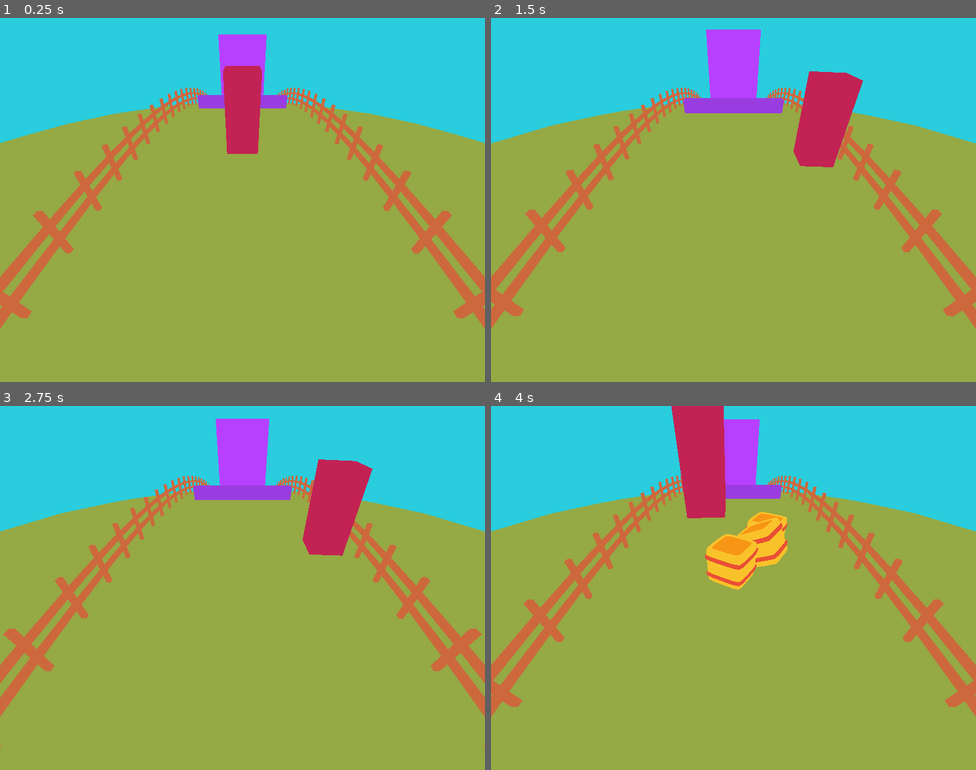
Above: before the commit, frames 1-4 (two rows, left to right).
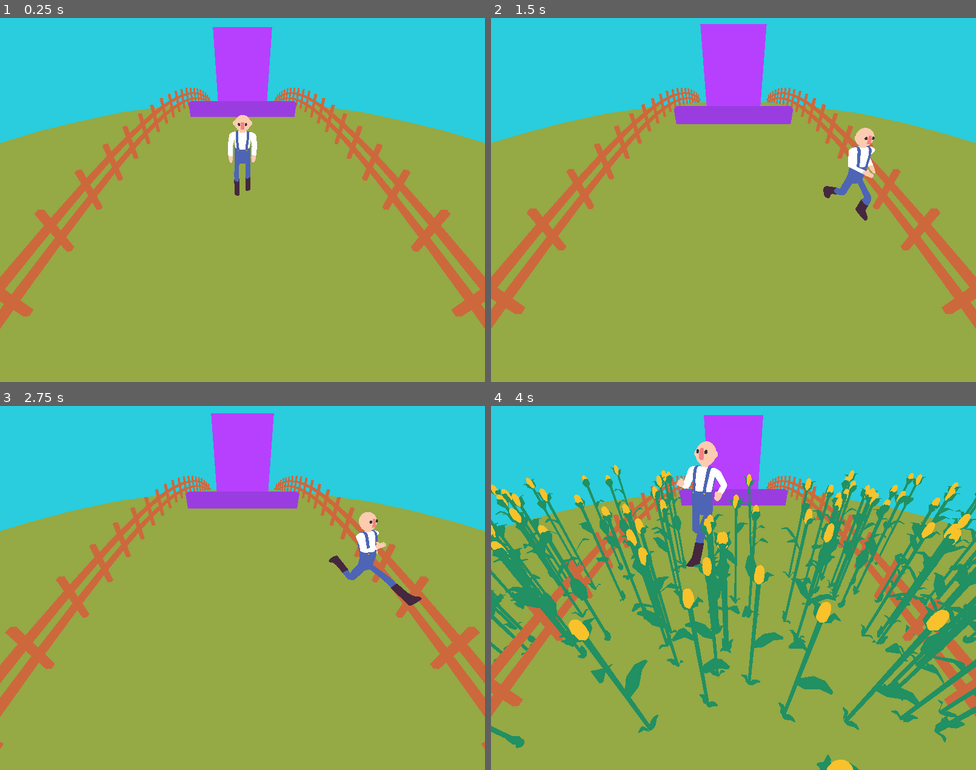
Above: after the commit, the same moments.

Repository: Miltage/ldjam52
Game: Godot game, scene res://scenes/root.tscn
Two runs of this game, one before a commit and one after it. Both use one fixed random seed, a clock stepped at 60 frames per second and the inputs below.
Inputs:
- Up to frame 1 (0.25 s): no input
- Up to frame 2 (1.5 s): hold Right (ui_right) 0.53-1.28 s; tap Up (Jump) at 0.77 s; hold Down (ui_down) from 1.28 s (still down)
- Up to frame 3 (2.75 s): tap Up (Jump) at 1.52 s; release Down (ui_down) at 2.03 s; hold Right (ui_right) from 2.03 s (still down)
- Up to frame 4 (4 s): tap Up (Jump) at 3.02, 3.77 s; release Right (ui_right) at 3.53 s; hold Left (ui_left) from 3.53 s (still down)

The runs differ from the first frame. In frame 1, 3.7% of the frame differs, in the area x 0-100%, y 2-83%; in frame 2, 5.9%; in frame 3, 5.5%; in frame 4, 27%, in the area x 0-100%, y 0-100%.
Error after the commit: Invalid assignment of property or key 'playback_speed' with value of type 'float' on a base object of type 'AnimationPlayer'. (res://scripts/farmer.gd:59)

Commit message:
Add farmer model + run animation

Diff:
--- a/project.godot
+++ b/project.godot
@@ -10,7 +10,7 @@
 
 [application]
 
-config/name="FarmerFrenzy"
+config/name="MaizeRunner"
 run/main_scene="res://scenes/root.tscn"
 config/features=PackedStringArray("4.0", "GL Compatibility")
 config/icon="res://icon.svg"
--- /dev/null
+++ b/scenes/corn_stalk.tscn
@@ -0,0 +1,32 @@
+[gd_scene load_steps=6 format=3 uid="uid://ch4xb0y4vjd1k"]
+
+[ext_resource type="Script" path="res://scripts/corn_stalk.gd" id="1_5dssd"]
+[ext_resource type="PackedScene" uid="uid://6bghok071cxw" path="res://models/corn_stalk.glb" id="1_t6du6"]
+[ext_resource type="Shader" path="res://shaders/curvature.gdshader" id="2_hjv0e"]
+[ext_resource type="Texture2D" uid="uid://3yrbxkwni8gi" path="res://models/palette.png" id="3_fok56"]
+
+[sub_resource type="ShaderMaterial" id="ShaderMaterial_s6cdg"]
+render_priority = 0
+shader = ExtResource("2_hjv0e")
+shader_parameter/albedo = Color(1, 1, 1, 1)
+shader_parameter/point_size = 1.0
+shader_parameter/roughness = 1.0
+shader_parameter/metallic_texture_channel = null
+shader_parameter/specular = 0.5
+shader_parameter/metallic = null
+shader_parameter/uv1_scale = Vector3(1, 1, 1)
+shader_parameter/uv1_offset = null
+shader_parameter/uv2_scale = Vector3(1, 1, 1)
+shader_parameter/uv2_offset = null
+shader_parameter/texture_albedo = ExtResource("3_fok56")
+
+[node name="CornStalk" type="Node3D"]
+script = ExtResource("1_5dssd")
+
+[node name="corn_stalk" parent="." instance=ExtResource("1_t6du6")]
+
+[node name="Cylinder" parent="corn_stalk" index="0"]
+transform = Transform3D(1, 0, 0, 0, 0.8, 0, 0, 0, 1, 0, 0, 0)
+surface_material_override/0 = SubResource("ShaderMaterial_s6cdg")
+
+[editable path="corn_stalk"]
--- a/scenes/farmer.tscn
+++ b/scenes/farmer.tscn
@@ -21,7 +21,8 @@
 shader_parameter/texture_albedo = ExtResource("4_yur65")
 
 [sub_resource type="CapsuleShape3D" id="CapsuleShape3D_npi6v"]
-radius = 0.4
+radius = 0.25
+height = 1.5
 
 [node name="Farmer" type="CharacterBody3D"]
 slide_on_ceiling = false
@@ -30,12 +31,31 @@
 
 [node name="farmer" parent="." instance=ExtResource("2_kksm0")]
 
-[node name="Cube" parent="farmer" index="0"]
-transform = Transform3D(0.4, 0, 0, 0, 0.932324, 0, 0, 0, 0.4, 0, 0.92, 0)
-surface_material_override/0 = SubResource("ShaderMaterial_4jgl3")
+[node name="Skeleton3D" parent="farmer/metarig" index="0"]
+bones/0/position = Vector3(-0.00212212, 1.03038, -0.0172439)
+bones/0/rotation = Quaternion(0.0469646, 0.000556138, -0.00680009, 0.998873)
+bones/1/rotation = Quaternion(-0.0385438, -0.0133597, 0.0110216, 0.999107)
+bones/2/rotation = Quaternion(-0.0410116, -0.00211109, -0.00640329, 0.999136)
+bones/9/rotation = Quaternion(-0.231058, 0.721165, -0.584673, 0.291018)
+bones/10/rotation = Quaternion(0.0261332, 0.017823, -0.0602312, 0.997683)
+bones/32/rotation = Quaternion(-0.199116, -0.722585, 0.598536, 0.282803)
+bones/33/rotation = Quaternion(0.0214653, 0.0943466, 0.0571428, 0.993666)
+bones/56/rotation = Quaternion(0.99839, 0.0102844, 0.0370235, 0.0417212)
+bones/57/rotation = Quaternion(0.00336345, -0.00437418, 0.0011135, 0.999984)
+bones/61/rotation = Quaternion(0.99826, 0.000179095, 0.037867, 0.04519)
+bones/62/rotation = Quaternion(0.00376245, -0.0398003, -0.030043, 0.998749)
+
+[node name="Farmer" parent="farmer/metarig/Skeleton3D" index="0"]
+surface_material_override/0 = SubResource("ShaderMaterial_s2p0b")
+
+[node name="Suspenders" parent="farmer/metarig/Skeleton3D" index="1"]
+surface_material_override/0 = SubResource("ShaderMaterial_s2p0b")
+
+[node name="AnimationPlayer" parent="farmer" index="1"]
+playback_default_blend_time = 0.6
 
 [node name="CollisionShape3D" type="CollisionShape3D" parent="."]
-transform = Transform3D(1, 0, 0, 0, 1, 0, 0, 0, 1, 0, 0.963071, 0)
+transform = Transform3D(1, 0, 0, 0, 1, 0, 0, 0, 1, 0, 0.710908, 0)
 shape = SubResource("CapsuleShape3D_npi6v")
 
 [editable path="farmer"]
--- /dev/null
+++ b/scenes/fence_obstacle.tscn
@@ -0,0 +1,40 @@
+[gd_scene load_steps=6 format=3 uid="uid://b1j4irodi3nsu"]
+
+[ext_resource type="PackedScene" uid="uid://dtrun58pywdjn" path="res://models/fence_1.glb" id="1_gj575"]
+[ext_resource type="Shader" path="res://shaders/curvature.gdshader" id="2_212oh"]
+[ext_resource type="Texture2D" uid="uid://3yrbxkwni8gi" path="res://models/palette.png" id="3_00dvd"]
+
+[sub_resource type="ShaderMaterial" id="ShaderMaterial_obvvx"]
+render_priority = 0
+shader = ExtResource("2_212oh")
+shader_parameter/albedo = Color(1, 1, 1, 1)
+shader_parameter/point_size = 1.0
+shader_parameter/roughness = 1.0
+shader_parameter/metallic_texture_channel = null
+shader_parameter/specular = 0.5
+shader_parameter/metallic = null
+shader_parameter/uv1_scale = Vector3(1, 1, 1)
+shader_parameter/uv1_offset = null
+shader_parameter/uv2_scale = Vector3(1, 1, 1)
+shader_parameter/uv2_offset = null
+shader_parameter/texture_albedo = ExtResource("3_00dvd")
+
+[sub_resource type="BoxShape3D" id="BoxShape3D_kq3j8"]
+size = Vector3(5.2, 1, 0.1)
+
+[node name="FenceObstacle" type="StaticBody3D"]
+
+[node name="fence_1" parent="." instance=ExtResource("1_gj575")]
+transform = Transform3D(1, 0, 0, 0, 1, 0, 0, 0, 1, 0.0146791, 0, 0.0619645)
+
+[node name="Cube" parent="fence_1" index="0"]
+surface_material_override/0 = SubResource("ShaderMaterial_obvvx")
+
+[node name="Cube001" parent="fence_1" index="1"]
+surface_material_override/0 = SubResource("ShaderMaterial_obvvx")
+
+[node name="CollisionShape3D" type="CollisionShape3D" parent="."]
+transform = Transform3D(1, 0, 0, 0, 1, 0, 0, 0, 1, -2.51793, 0.385922, 0)
+shape = SubResource("BoxShape3D_kq3j8")
+
+[editable path="fence_1"]
--- a/scenes/root.tscn
+++ b/scenes/root.tscn
@@ -1,23 +1,9 @@
-[gd_scene load_steps=10 format=3 uid="uid://dd07qwjyox83v"]
+[gd_scene load_steps=9 format=3 uid="uid://dd07qwjyox83v"]
 
 [ext_resource type="Shader" path="res://shaders/curvature.gdshader" id="1_d7h1h"]
 [ext_resource type="Script" path="res://scripts/root.gd" id="1_xjax0"]
 [ext_resource type="PackedScene" uid="uid://bo8enipoetsnd" path="res://scenes/farmer.tscn" id="3_crk74"]
 [ext_resource type="PackedScene" uid="uid://cqjp6nxs7fyme" path="res://scenes/harvester.tscn" id="4_2jcxv"]
-
-[sub_resource type="ShaderMaterial" id="ShaderMaterial_qvwyc"]
-render_priority = 0
-shader = ExtResource("1_d7h1h")
-shader_parameter/albedo = Color(1, 0.407843, 0.945098, 1)
-shader_parameter/point_size = 1.0
-shader_parameter/roughness = 1.0
-shader_parameter/metallic_texture_channel = Plane(1, 0, 0, 0)
-shader_parameter/specular = 0.5
-shader_parameter/metallic = 0.0
-shader_parameter/uv1_scale = Vector3(1, 1, 1)
-shader_parameter/uv1_offset = Vector3(0, 0, 0)
-shader_parameter/uv2_scale = Vector3(1, 1, 1)
-shader_parameter/uv2_offset = Vector3(0, 0, 0)
 
 [sub_resource type="Environment" id="Environment_kiqwn"]
 background_mode = 1
@@ -53,10 +39,6 @@
 [node name="Root" type="Node3D"]
 script = ExtResource("1_xjax0")
 
-[node name="CSGBox3D" type="CSGBox3D" parent="."]
-transform = Transform3D(1, 0, 0, 0, 1, 0, 0, 0, 1, 3.6874, 0.486252, 27.0343)
-material = SubResource("ShaderMaterial_qvwyc")
-
 [node name="Camera3D" type="Camera3D" parent="."]
 transform = Transform3D(1, 0, 0, 0, 0.732543, 0.680721, 0, -0.680721, 0.732543, 0, 3.5, 45.6598)
 environment = SubResource("Environment_kiqwn")
--- /dev/null
+++ b/scripts/corn_stalk.gd
@@ -0,0 +1,24 @@
+extends Node3D
+
+var targetRotation:Vector3
+var initialRotation:Vector3
+
+# Called when the node enters the scene tree for the first time.
+func _ready():
+	$corn_stalk/Cylinder.rotate_y(randf() * PI * 2)
+
+
+# Called every frame. 'delta' is the elapsed time since the previous frame.
+func _process(delta):
+	var dist = transform.origin.distance_to(Global.farmer.transform.origin)
+	var v1 = Vector3(Global.farmer.transform.origin.x, 0, Global.farmer.transform.origin.z)
+	var v2 = Vector3(transform.origin.x, 0, transform.origin.z)
+	var d:Vector3 = v2 - v1
+	if (dist < 0.6):
+		Global.farmer.current_speed *= 0.995
+		targetRotation.x = d.normalized().z * PI * 0.2
+		targetRotation.z = -d.normalized().x * PI * 0.2
+	else:
+		targetRotation = initialRotation
+
+	rotation = rotation.lerp(targetRotation, 0.1)
--- a/scripts/farmer.gd
+++ b/scripts/farmer.gd
@@ -10,13 +10,16 @@
 
 var current_speed:float = 0
 var lastPosition:float = 0
+var deltaZ:float = 0
 var alive:bool = true
 
 func _ready():
 	current_speed = 0
 
 func _physics_process(delta):
-	if (!alive): return
+	if (!alive):
+		stop()
+		return
 
 	# Add the gravity.
 	if not is_on_floor():
@@ -44,6 +47,16 @@
 	if (transform.origin.x < -2.0): transform.origin.x = -2.0
 	elif (transform.origin.x > 2.0): transform.origin.x = 2.0
 
-	if (abs(transform.origin.z - lastPosition) < 0.01 && current_speed > MIN_SPEED):
+	deltaZ = abs(transform.origin.z - lastPosition);
+	if (deltaZ < 0.01 && current_speed > MIN_SPEED):
 		current_speed *= 0.9
 	lastPosition = transform.origin.z
+
+	rotation.y = lerp(rotation.y, velocity.x * PI/4 * 0.1, 0.1)
+
+func _process(delta):
+	$farmer/AnimationPlayer.play("run" if deltaZ > 0.01 else "idle")
+	$farmer/AnimationPlayer.playback_speed = current_speed / MAX_SPEED * 1.25
+
+func stop():
+	$farmer/AnimationPlayer.stop()
--- a/scripts/harvester.gd
+++ b/scripts/harvester.gd
@@ -1,6 +1,6 @@
 extends Node3D
 
-const SPEED = 5.8
+const SPEED = 5.6
 
 # Called when the node enters the scene tree for the first time.
 func _ready():
--- a/scripts/root.gd
+++ b/scripts/root.gd
@@ -2,6 +2,8 @@
 
 const HaybaleScene = preload("res://scenes/haybale.tscn")
 const SideFenceScene = preload("res://scenes/side_fence.tscn")
+const FenceScene = preload("res://scenes/fence_obstacle.tscn")
+const CornStalkScene = preload("res://scenes/corn_stalk.tscn")
 
 const MOVE_SPEED = 4.0
 
@@ -48,7 +50,7 @@
 		lastSpawn = totalDistance
 		spawnObstacle()
 
-	if ($Farmer.transform.origin.z - $Harvester.transform.origin.z < 1):
+	if ($Farmer.transform.origin.z - $Harvester.transform.origin.z < 1.0):
 		$Farmer.alive = false
 
 	for obstacle in obstacles:
@@ -58,11 +60,28 @@
 
 
 func spawnObstacle():
-	spawnHaybales()
-	print("spawn obstacle")
+	var random_choice = randi_range(1, 3)
+	match (random_choice):
+		3: spawnCorn()
+		2: spawnFence()
+		1: spawnHaybales()
+
+func spawnCorn():
+	var amount = randi_range(50, 150)
+	for i in amount:
+		var obstacle = CornStalkScene.instantiate()
+		obstacle.transform.origin = Vector3(randf_range(-5.0, 5.0), 0.5, getObstacleSpawnPosition() + randf_range(-2.0, 2.0))
+		add_child(obstacle)
+		obstacles.append(obstacle)
+
+func spawnFence():
+	var obstacle = FenceScene.instantiate()
+	obstacle.transform.origin = Vector3(2.5, 0.4, getObstacleSpawnPosition())
+	add_child(obstacle)
+	obstacles.append(obstacle)
 
 func spawnHaybales():
-	var amount = randi_range(1, 4)
+	var amount = randi_range(3, 8)
 	for i in amount:
 		var obstacle = HaybaleScene.instantiate()
 		obstacle.transform.origin = Vector3(randf_range(-2.0, 2.0), 2, getObstacleSpawnPosition())
@@ -71,7 +90,7 @@
 		obstacles.append(obstacle)
 
 func getCameraIdealPosition():
-	return $Farmer.transform.origin.z + 6.0
+	return $Farmer.transform.origin.z + 4.0
 
 func getObstacleSpawnPosition():
 	return $Farmer.transform.origin.z + 15.0 + randf_range(-1.0, 1.0)
--- a/shaders/curvature.gdshader
+++ b/shaders/curvature.gdshader
@@ -1,5 +1,5 @@
 shader_type spatial;
-render_mode blend_mix,depth_draw_opaque,cull_back,unshaded;
+render_mode blend_mix,depth_draw_opaque,unshaded,cull_disabled;
 uniform vec4 albedo : source_color = vec4(1.0);
 uniform sampler2D texture_albedo : source_color,filter_linear_mipmap,repeat_enable;
 uniform float point_size : hint_range(0,128) = 1;
Binary file added: models/corn_stalk.glb
Not shown, added: models/corn_stalk.glb.import
Not shown, changed: models/farmer.gltf
Binary file added: models/fence_1.glb
Not shown, added: models/fence_1.glb.import
Not shown: 1 places in scenes/farmer.tscn that only renumber resources
Not shown, added: models/corn_stalk.blend
Not shown, added: models/corn_stalk.blend1
Not shown, changed: models/farmer.blend
Not shown, changed: models/farmer.blend1
Not shown, added: models/fence_obstacle.blend
Not shown, added: models/fence_obstacle.blend1
